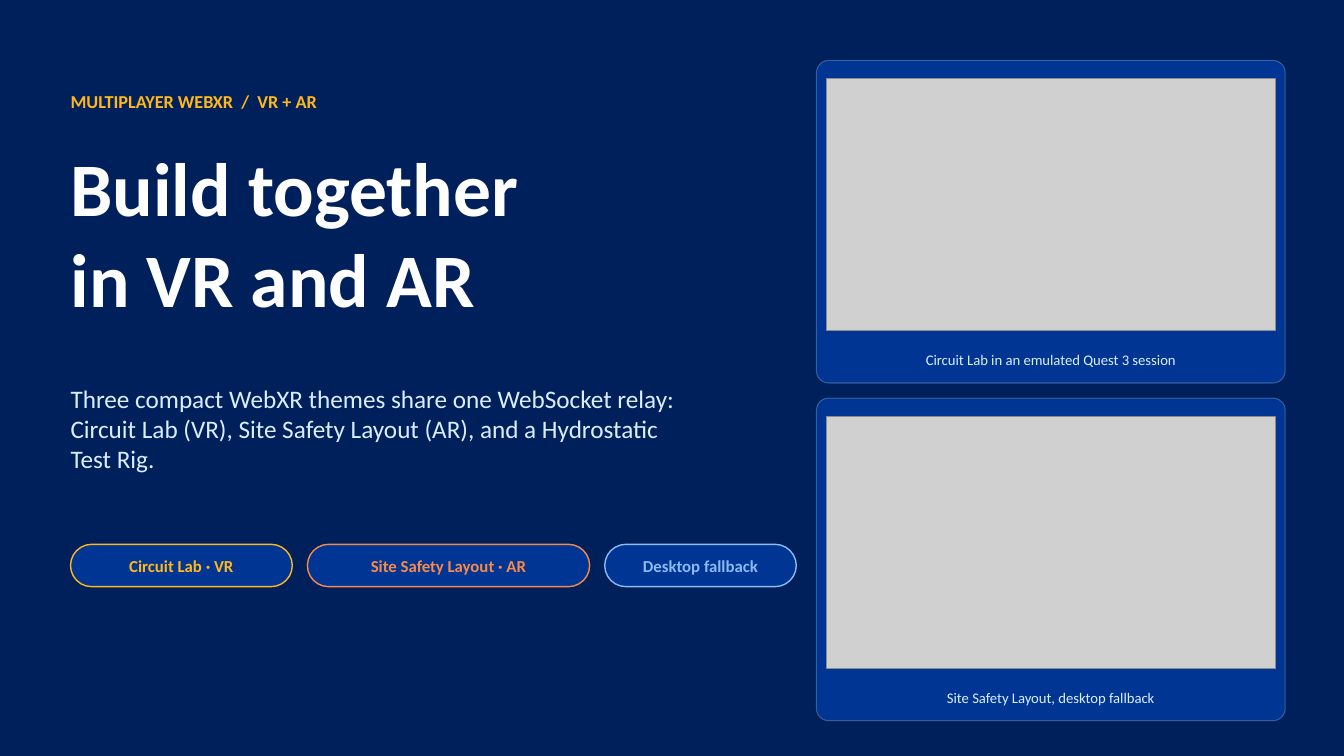
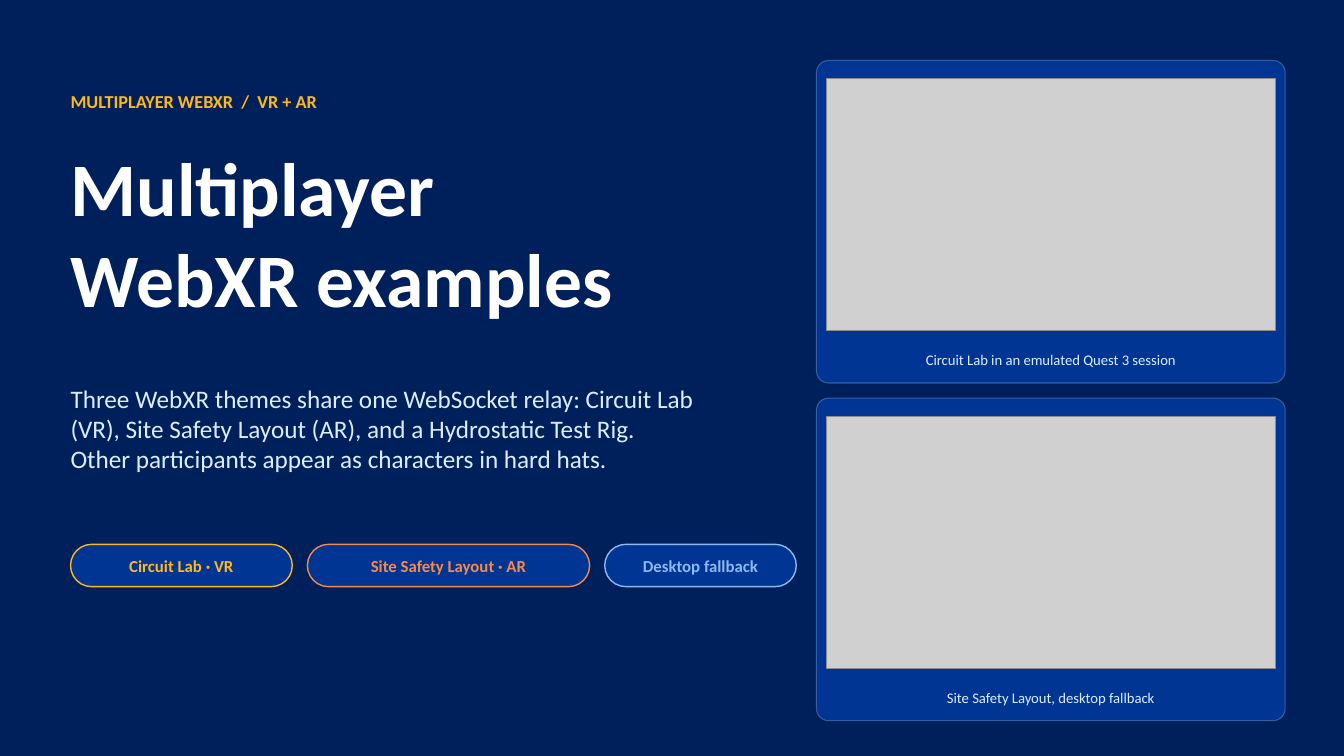
Before and after one commit to jpcst52/ALL-VR-MR-XR-SDKs, a slide deck: slide 1 of multi-player/Multiplayer-WebXR-Examples.pptx. Drawn at 1344x756 pixels with LibreOffice and Linux fonts; fonts in the diff are those of the drawing; grey boxes stand for pictures. Boxes give left, top, right and bottom in pixels: in the first picture for what was removed or moved away, otherwise in the second. Text is boxed around its words. In the diff, an @@ line names an element or a change of style, - is before the commit and + after.

```diff
--- a/multi-player/Multiplayer-WebXR-Examples.pptx
+++ b/multi-player/Multiplayer-WebXR-Examples.pptx
@@ title at (71, 163, 612, 319): text changed @@
-Build together
-in VR and AR
+Multiplayer
+WebXR examples
@@ text at (71, 390, 693, 472): text changed @@
-Three compact WebXR themes share one WebSocket relay: Circuit Lab (VR), Site Safety Layout (AR), and a Hydrostatic Test Rig.
+Three WebXR themes share one WebSocket relay: Circuit Lab (VR), Site Safety Layout (AR), and a Hydrostatic Test Rig. Other participants appear as characters in hard hats.
```
Also in this commit, not shown: 3 other slides changed, 1 slide added, 15 other files.
